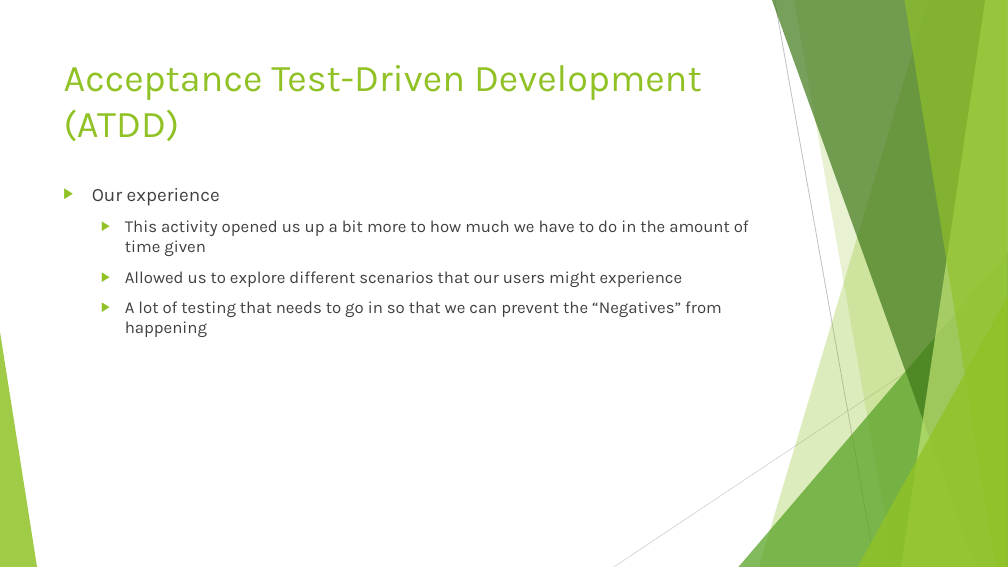
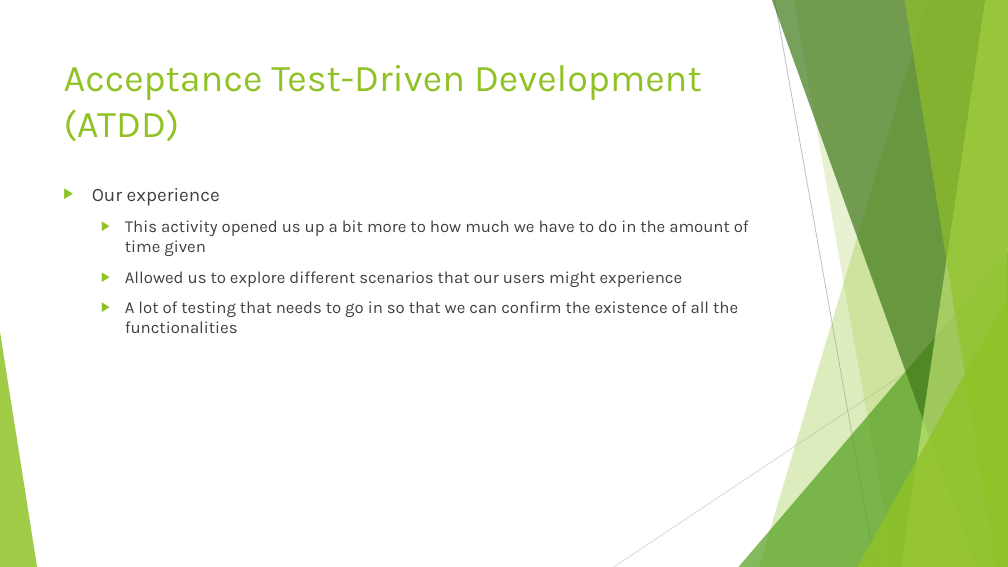
Before and after one commit to minbarix/ense470project, a slide deck: slide 2 of Milestone5.ppt. Drawn at 1008x567 pixels with LibreOffice and Linux fonts; fonts in the diff are those of the drawing. Boxes give left, top, right and bottom in pixels: in the first picture for what was removed or moved away, otherwise in the second. Text is boxed around its words. In the diff, an @@ line names an element or a change of style, - is before the commit and + after.

```diff
--- a/Milestone5.ppt
+++ b/Milestone5.ppt
@@ text at [125, 301, 738, 333]: text changed @@
-  ▶ A lot of testing that needs to go in so that we can prevent the “Negatives” from happening
+  ▶ A lot of testing that needs to go in so that we can confirm the existence of all the functionalities
```
Also in this commit, not shown: 6 other slides changed, 1 slide added.
